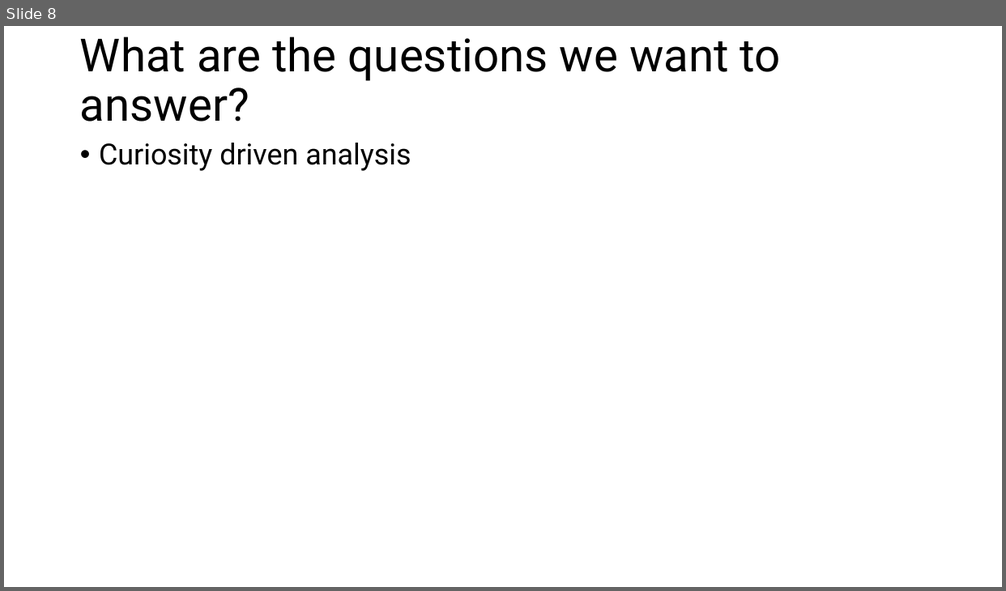
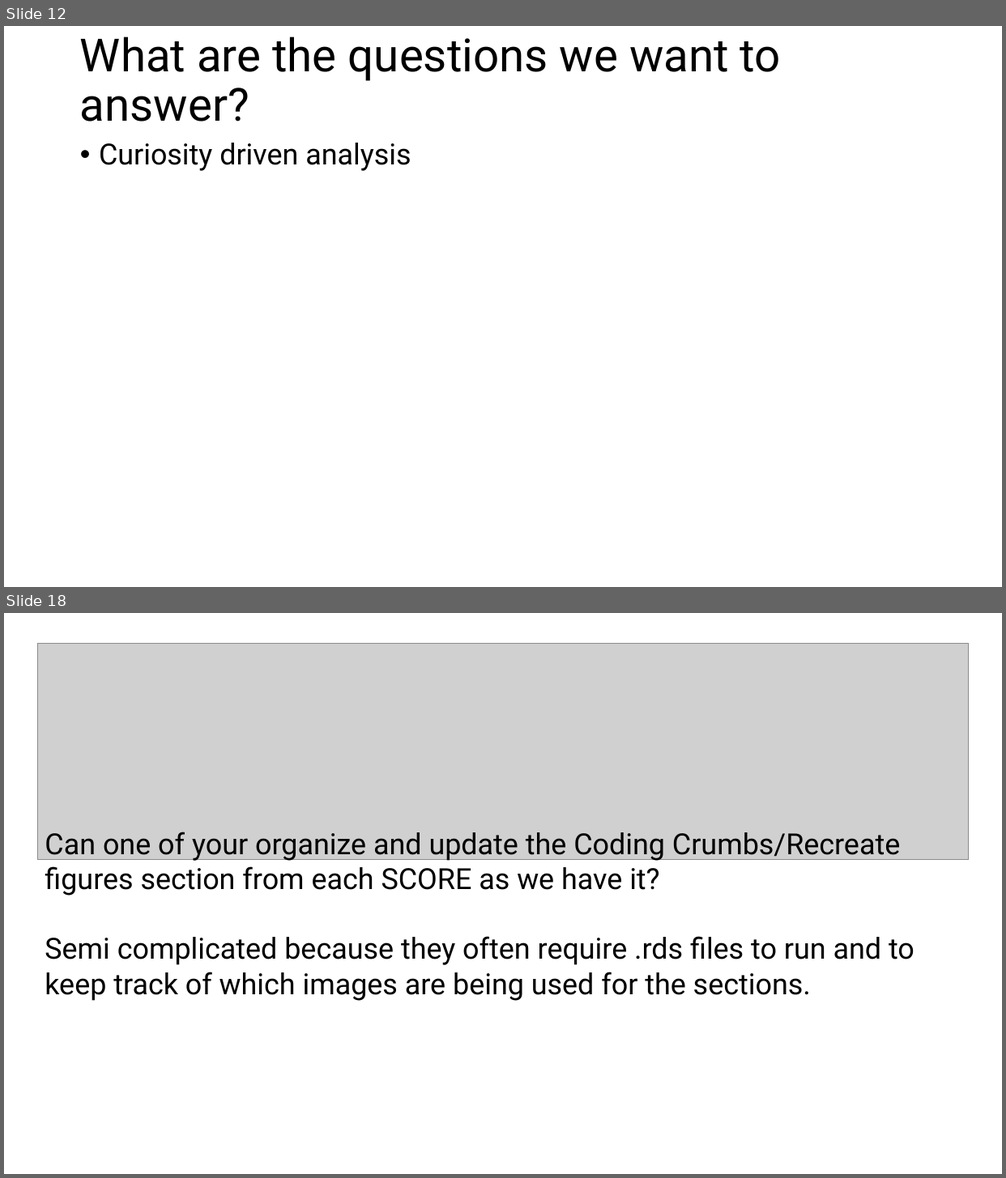
Before and after one commit to usckrc/macula_densa_scRNAseq, a slide deck: presentations/project_introduction_jwn.pptx. Shown one above the other, each under a label of ours: slide 8 before the commit, slides 12 and 18 after it; the slides between them are not shown. The pictures are 1006x591 and 1006x1178 pixels, drawn with LibreOffice and Linux fonts; fonts in the diff are those of the drawing; grey boxes stand for pictures. Boxes give left, top, right and bottom in pixels: in the first picture for what was removed or moved away, otherwise in the second. Text is boxed around its words. In the diff, an @@ line names an element or a change of style, - is before the commit and + after.

```diff
--- a/presentations/project_introduction_jwn.pptx
+++ b/presentations/project_introduction_jwn.pptx
@@ slide 18 added at (4,613,1002,1174), background #FFFFFF @@
@@ picture added at (38,643,969,860) @@
@@ text added at (44,832,914,1001), 28 pt, text #000000 @@
+Can one of your organize and update the Coding Crumbs/Recreate figures section from each SCORE as we have it?
+Semi complicated because they often require .rds files to run and to keep track of which images are being used for the sections.
@@ what was slide 8 is now slide 12 @@
```
Also in this commit, not shown: 5 slides changed, 11 other slides added, 3 slides removed, 4 other files.
